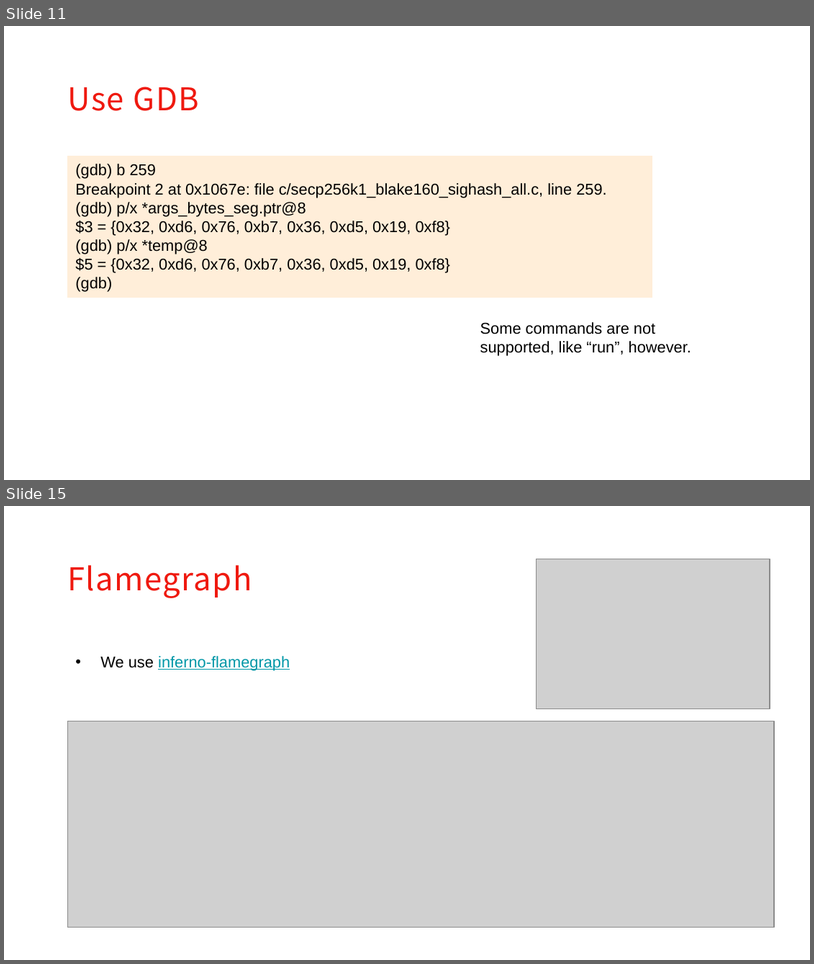
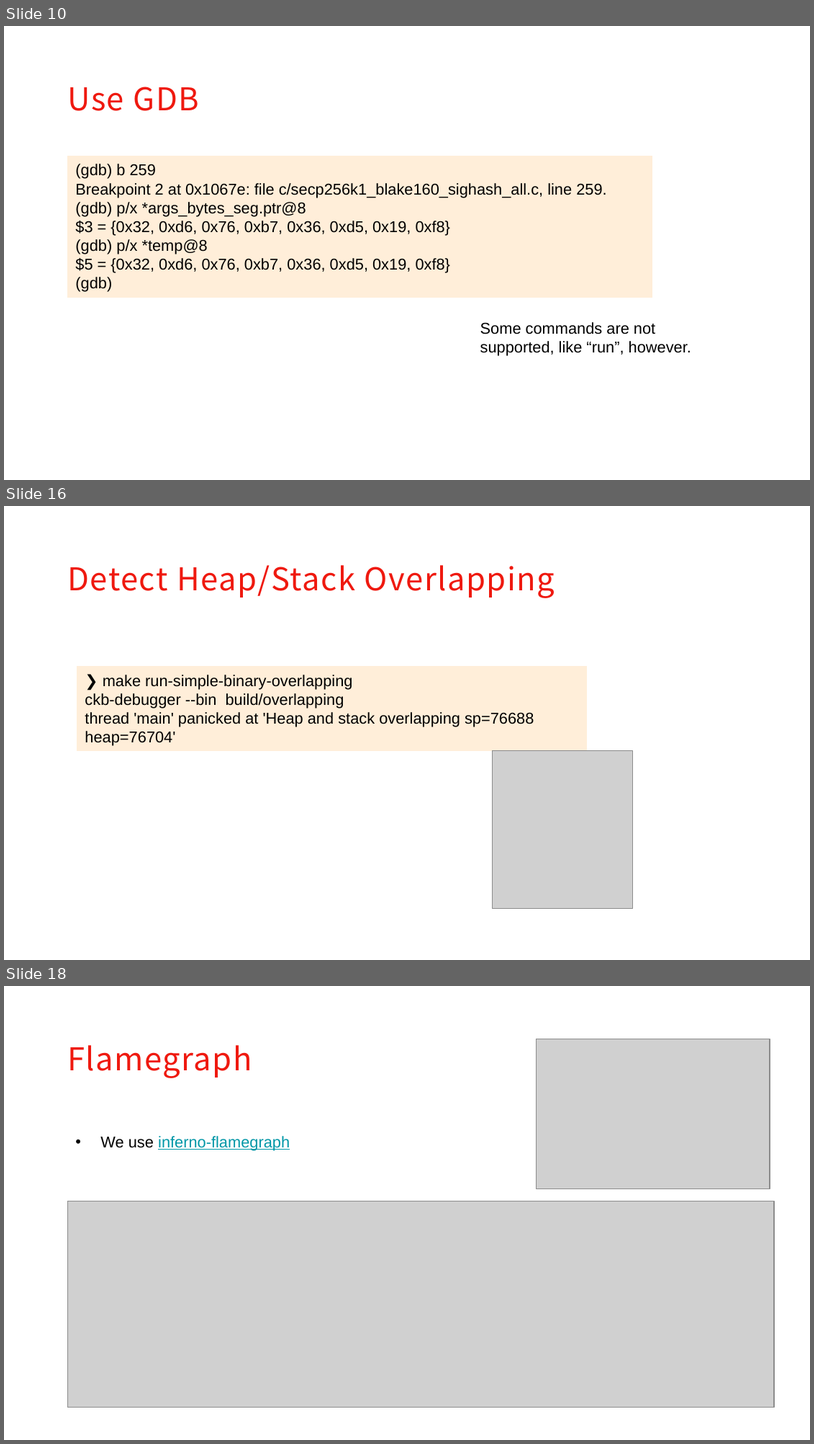
Before and after one commit to XuJiandong/ckb-debugger-playground, a slide deck: slides/presentation.pptx. Shown one above the other, each under a label of ours: slides 11 and 15 before the commit, slides 10, 16 and 18 after it; the slides between them are not shown. The pictures are 814x964 and 814x1444 pixels, drawn with LibreOffice and Linux fonts; fonts in the diff are those of the drawing; grey boxes stand for pictures; background and template pictures are left out. Boxes give left, top, right and bottom in pixels: in the first picture for what was removed or moved away, otherwise in the second. Text is boxed around its words. In the diff, an @@ line names an element or a change of style, - is before the commit and + after.

Commit message:
updated according to new ckb-debugger

```diff
--- a/slides/presentation.pptx
+++ b/slides/presentation.pptx
@@ slide 16 added at <box>4,506,810,960</box>, background #FFFFFF @@
@@ text added at <box>67,565,556,598</box>, 28 pt, text #EF190F @@
+Detect Heap/Stack Overlapping
@@ rectangle added at <box>77,667,587,750</box>, fill #FFEED9, outline #FFEED9 0.75 pt, 14 pt, text #000000 @@
+❯ make run-simple-binary-overlapping
+ckb-debugger --bin build/overlapping
+thread 'main' panicked at 'Heap and stack overlapping sp=76688 heap=76704'
@@ picture added at <box>493,750,633,908</box> @@
@@ what was slide 11 is now slide 10 @@
@@ what was slide 15 is now slide 18 @@
```
Also in this commit, not shown: 8 slides changed, 2 other slides added, 2 other files.
